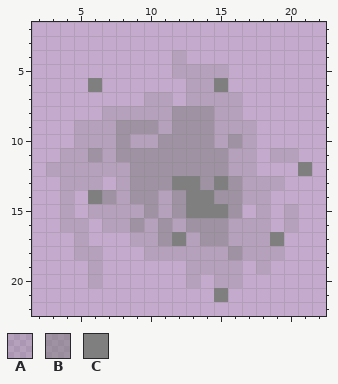
Pixel-art sprite, stored at Assets/Art/Tinker/Tinker_Sparks/Tinker_Sparks_02.png. This is how it looked before the edit.
The file is 27x28 pixels. Shown: x 2..22, y 2..22.
Palette (. is transparent): A #7f7f7f33  B #7f7f7f89  C #7f7f7f
Pixels before, first column x 3:
 4 .........A.........
 5 .........AAAA......
 6 ...C......AAC......
 7 .......AA.AAAA.....
 8 ....AAAAABBBAA.....
 9 ..AAABBBABBBAAA....
10 ..AAABAABBBBABA....
11 .AABABBBBBBBBAA.AA.
12 AAAAAABBBBBBBAA...C
13 .AAA.ABBBCCBCBAAA..
14 .A.CBABBABCCBBAA...
15 .A.AAAABABCCCB.A.A.
16 .AA.AABABABBBAAA.A.
17 ..A...AABCABBAAAC..
18 ..AA...AAAAAABAAA..
19 ...A......AAAA.A...
20 ...A......A.AA.....
21 ............C......
The result:
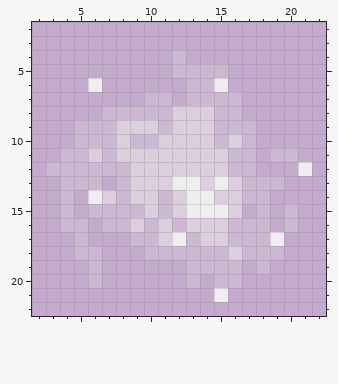
The exact change:
{"colour":"A","old":"#7f7f7f33","new":"#eeeeee33"}
{"colour":"B","old":"#7f7f7f89","new":"#eeeeee89"}
{"colour":"C","old":"#7f7f7f","new":"#eeeeee"}
